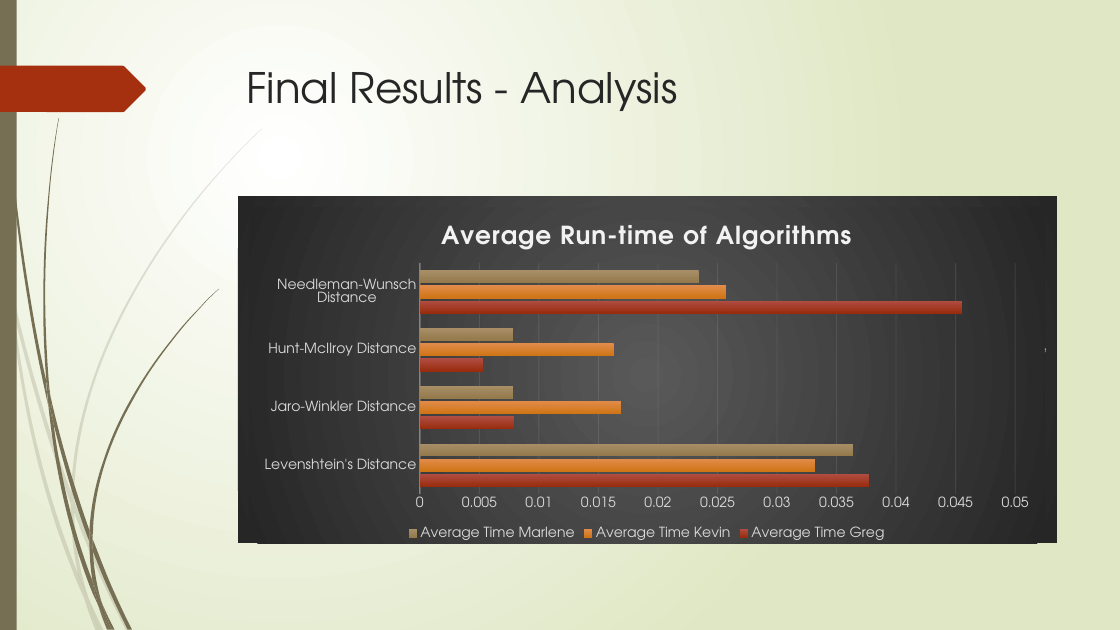
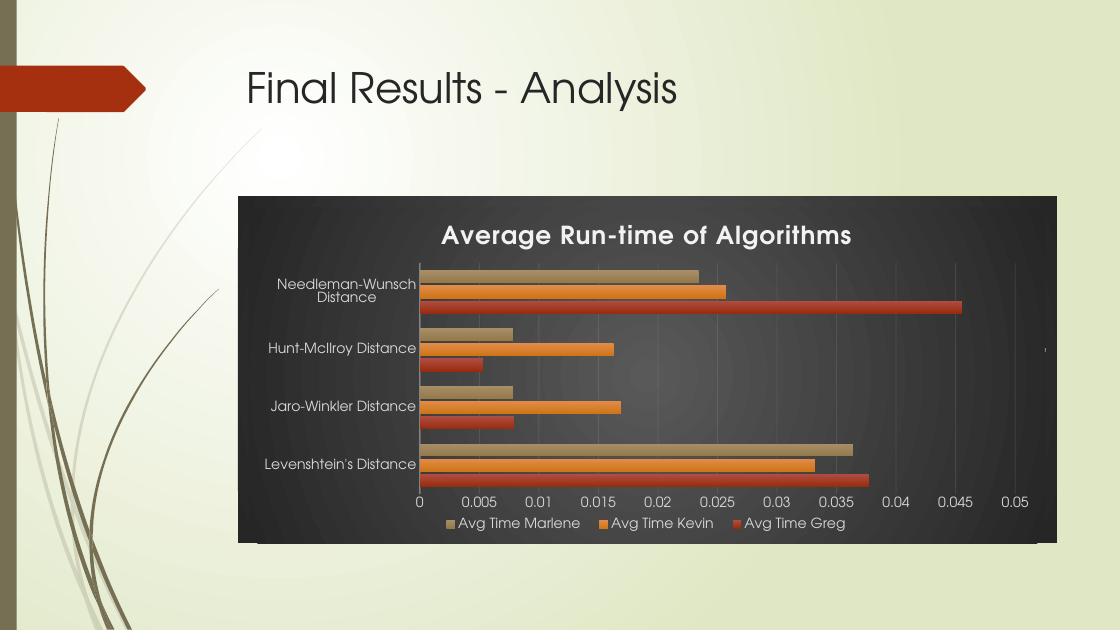
Before and after one commit to AthensStateComputerScience/DigitalHumanities, a slide deck: slide 10 of Deliverables/PowerPoint/Digital Humanities.pptx. Drawn at 1120x630 pixels with LibreOffice and Linux fonts; fonts in the diff are those of the drawing. Boxes give left, top, right and bottom in pixels: in the first picture for what was removed or moved away, otherwise in the second. Text is boxed around its words. In the diff, an @@ line names an element or a change of style, - is before the commit and + after.

```diff
--- a/Deliverables/PowerPoint/Digital Humanities.pptx
+++ b/Deliverables/PowerPoint/Digital Humanities.pptx
@@ bar chart at (249,208,1044,544) @@
-Average TimeGreg: 0.038, 0.008, 0.005, 0.046
+Avg Time Greg: 0.038, 0.008, 0.005, 0.046
-Average TimeKevin: 0.033, 0.017, 0.016, 0.026
+Avg Time Kevin: 0.033, 0.017, 0.016, 0.026
-Average TimeMarlene: 0.036, 0.008, 0.008, 0.023
+Avg Time Marlene: 0.036, 0.008, 0.008, 0.023
```
Also in this commit, not shown: 2 other files.
